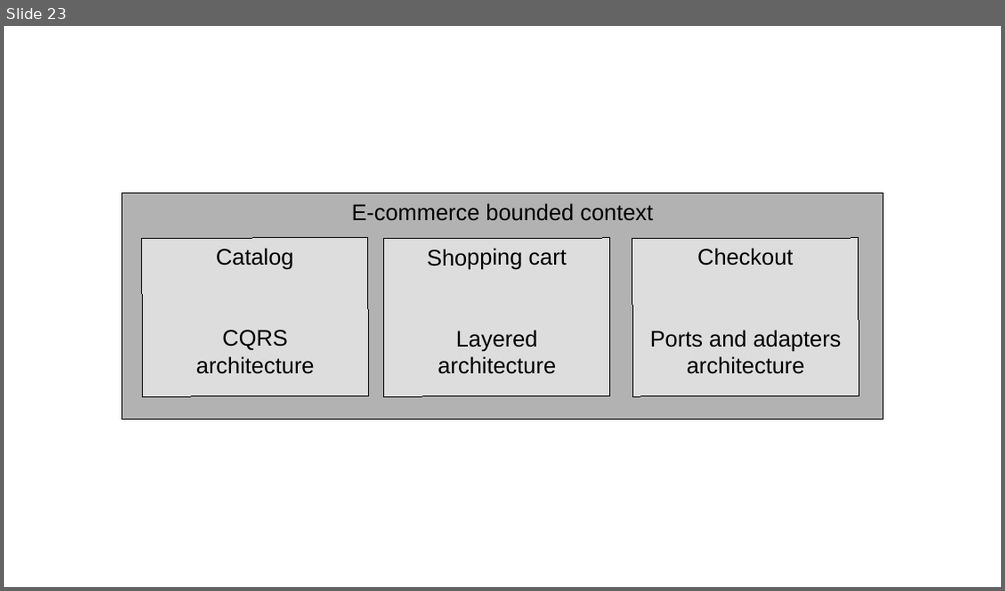
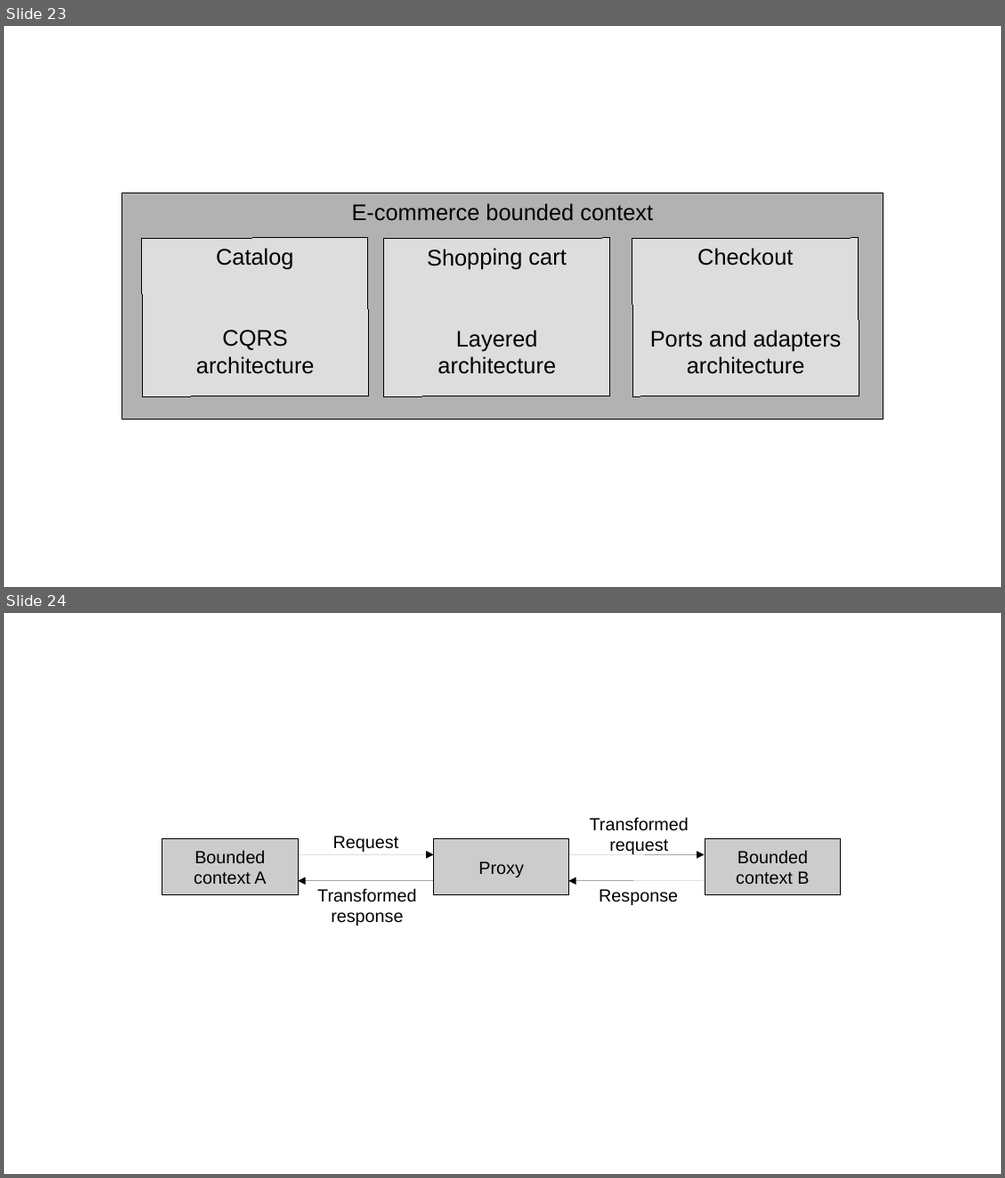
Before and after one commit to megakevin/end-point-blog, a slide deck: 2025/09/high-level-system-analysis-and-design-ddd-part-1/diagrams.odp. Shown one above the other, each under a label of ours: slide 23 before the commit, slides 23 and 24 after it. The pictures are 1005x591 and 1005x1178 pixels, drawn with LibreOffice and Linux fonts; fonts in the diff are those of the drawing. Boxes give left, top, right and bottom in pixels: in the first picture for what was removed or moved away, otherwise in the second. Text is boxed around its words. In the diff, an @@ line names an element or a change of style, - is before the commit and + after.

```diff
--- a/2025/09/high-level-system-analysis-and-design-ddd-part-1/diagrams.odp
+++ b/2025/09/high-level-system-analysis-and-design-ddd-part-1/diagrams.odp
@@ slide 24 added at (4,613,1001,1174), background #FFFFFF @@
@@ rectangle added at (139,790,864,949), fill #FFFFFF, outline #FFFFFF 0 pt @@
@@ text added at (590,817,688,855), 14 pt, text #000000 @@
+Transformed
+request
@@ rectangle added at (162,839,298,894), fill #CCCCCC, outline #000000 0 pt, 14 pt, text #000000 @@
+Bounded context A
@@ text added at (333,835,399,852), 14 pt, text #000000 @@
+Request
@@ rectangle added at (434,839,569,894), fill #CCCCCC, outline #000000 0 pt, 14 pt, text #000000 @@
+Proxy
@@ rectangle added at (705,839,841,894), fill #CCCCCC, outline #000000 0 pt, 14 pt, text #000000 @@
+Bounded context B
@@ arrow added from (298, 854) to (434, 854), #000000 0 pt @@
@@ arrow added from (568, 854) to (704, 854), #000000 0 pt @@
@@ arrow added from (434, 881) to (298, 881), #000000 0 pt @@
@@ text added at (317,888,416,925), 14 pt, text #000000 @@
+Transformed
+response
@@ arrow added from (704, 881) to (568, 881), #000000 0 pt @@
@@ text added at (599,889,678,905), 14 pt, text #000000 @@
+Response
```
Also in this commit, not shown: 6 other slides added, 8 other files.
